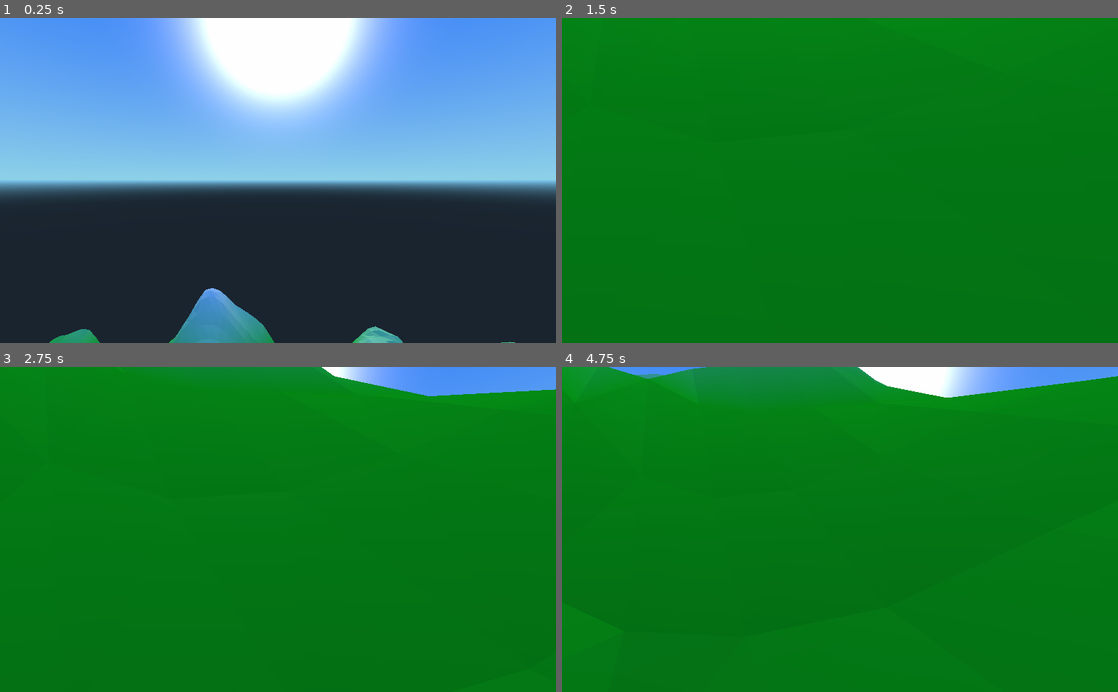
Above: before the commit, frames 1-4 (two rows, left to right).
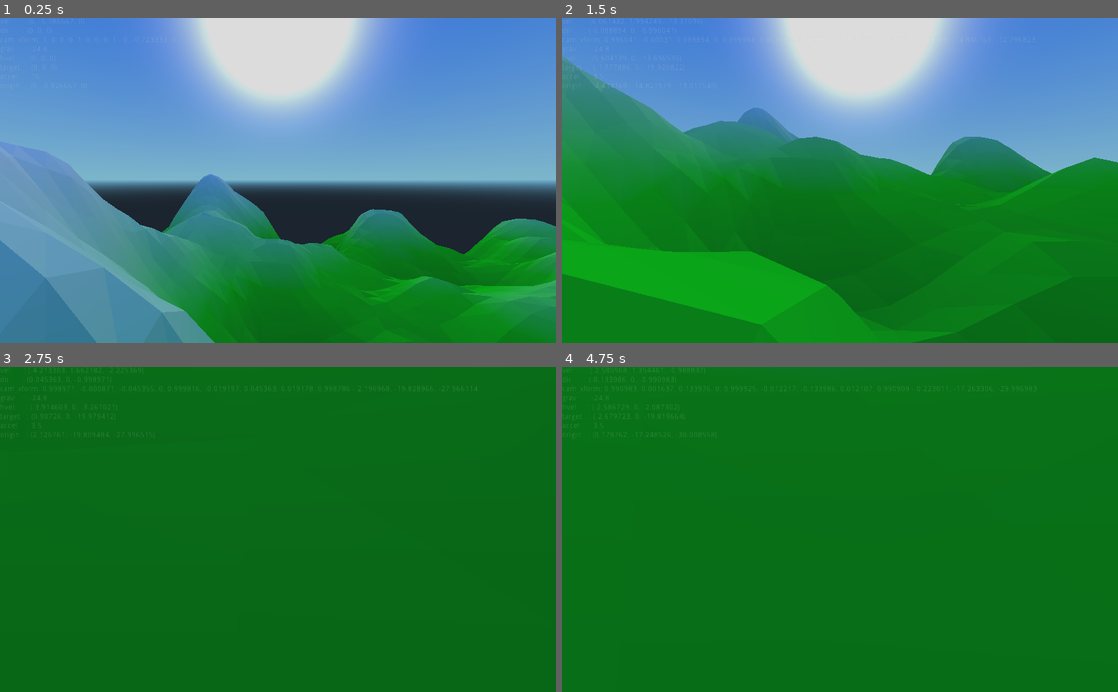
Above: after the commit, the same moments.

Repository: MichaelReel/Mesh_Collider
Game: Godot game, scene res://Root.tscn
Two runs of this game, one before a commit and one after it. Both use one fixed random seed, a clock stepped at 60 frames per second and the inputs below.
Inputs (mouse positions are in pixels of both pictures, inside the frame that each line leads up to):
- Up to frame 1 (0.25 s): no input
- Up to frame 2 (1.5 s): move the mouse to (867, 180) at 0.52 s; hold W (forward) from 0.53 s (still down); move the mouse to (812, 180) at 1.27 s
- Up to frame 3 (2.75 s): keep holding W (forward); move the mouse to (289, 523) at 2.02 s
- Up to frame 4 (4.75 s): keep holding W (forward); move the mouse to (834, 536) at 2.77 s; move the mouse to (878, 532) at 3.52 s; move the mouse to (795, 526) at 4.27 s

The runs differ from the first frame. In frame 1, 90% of the frame differs, in the area x 0-100%, y 0-100%; in frame 2, 59%; in frame 3, 5.6%; in frame 4, 7.1%.

Commit message:
Added  a HUD for debug data and a hack for unsticking the camera when it gets caught on convex vertices. I think it might be something to do with normals.

Diff:
--- a/CameraControl.gd
+++ b/CameraControl.gd
@@ -10,14 +10,18 @@
 # Intern variables.
 var vel = Vector3()
 const NORMAL_GRAVITY = -24.8    # Strength of gravity while walking
+const TERMINAL_VELOCITY = 50    # If we're falling this fast, something isn't right
+const UNSTICK_SPEED = 4         # Hack "jump" speed to unstick camera off the terrain
 const MAX_SPEED = 20            # Fastest player can reach
 const JUMP_SPEED = 18           # Affects how high we can jump
 const ACCEL = 3.5               # How fast we get to top speed
 const DEACCEL = 16              # How fast we come to a complete stop
-const MAX_SLOPE_ANGLE = 40      # Steepest angle we can climb
+const MAX_SLOPE_ANGLE = 89      # Steepest angle we can climb
 
+var status_output
 
 func _ready():
+	status_output = $HUD/Panel/Label
 	camera = $CameraMount/Camera
 	camera_holder = $CameraMount
 
@@ -28,6 +32,9 @@
 	set_process_input(true)
 
 func _physics_process(delta):
+
+	var status = "vel      : " + str(vel) + "\n"
+
 	# Intended direction of movement
 	var dir = Vector3()
 	# Global camera transform
@@ -45,18 +52,21 @@
 	if Input.is_action_pressed("right"):
 		dir += cam_xform.basis.x.normalized()
 
+	# Accelerate by normal gravity downwards
+	vel.y += delta * NORMAL_GRAVITY
+
 	# Check we're on the floor before we can jump
 	if is_on_floor():
+		vel.y = 0
 		if Input.is_action_just_pressed("up"):
 			vel.y = JUMP_SPEED
+	elif vel.y < -TERMINAL_VELOCITY:
+		print ("Terminal velocity reached, celestial hack activated")
+		vel.y = UNSTICK_SPEED
 
 	# Remove any extra vertical movement from the direction
 	dir.y = 0
 	dir = dir.normalized()
-
-	# Accelerate by normal gravity downwards
-	var grav = NORMAL_GRAVITY
-	vel.y += delta * grav
 
 	# Get the current horizontal only movement
 	var hvel = vel
@@ -78,8 +88,11 @@
 	vel.x = hvel.x
 	vel.z = hvel.z
 
+
+
 	# Use the KinematicBody to control physics movement
-	move_and_slide(vel, Vector3(0,1,0), 0.05, 4, deg2rad(MAX_SLOPE_ANGLE))
+	vel = move_and_slide(vel, Vector3(0,1,0), 5.0, 4, deg2rad(MAX_SLOPE_ANGLE))
+	# move_and_slide(vel, Vector3(0,1,0))
 
 	## This was only for "Flying" mode - need to turn off gravity to work again
 	# dir = Vector3()
@@ -90,6 +103,16 @@
 	# 	dir.y += 1.0
 
 	# translate(dir * speed * delta)
+
+	status += "dir      : " + str(dir) + "\n"
+	status += "cam_xform: " + str(cam_xform) + "\n"
+	status += "grav     : " + str(NORMAL_GRAVITY) + "\n"
+	status += "hvel     : " + str(hvel) + "\n"
+	status += "target   : " + str(target) + "\n"
+	status += "accel    : " + str(accel) + "\n"
+	status += "origin   : " + str(self.transform.origin) + "\n"
+
+	status_output.text = status
 
 
 func _input(event):
--- a/Root.tscn
+++ b/Root.tscn
@@ -24,7 +24,7 @@
 
 [node name="Terrain" type="Spatial" parent="." index="0"]
 
-transform = Transform( 64, 0, 0, 0, 64, 0, 0, 0, 64, -32, -32, -32 )
+transform = Transform( 128, 0, 0, 0, 128, 0, 0, 0, 128, -64, -32, -64 )
 _sections_unfolded = [ "Transform" ]
 
 [node name="Land" type="MeshInstance" parent="Terrain" index="0"]
@@ -57,7 +57,7 @@
 axis_lock_angular_z = false
 collision/safe_margin = 0.001
 script = ExtResource( 2 )
-_sections_unfolded = [ "Transform" ]
+_sections_unfolded = [ "Transform", "Visibility" ]
 speed = 1.0
 
 [node name="CameraMount" type="Spatial" parent="PlayerBody" index="0"]
@@ -84,3 +84,53 @@
 
 shape = SubResource( 3 )
 disabled = false
+
+[node name="HUD" type="Control" parent="PlayerBody" index="2"]
+
+anchor_left = 0.0
+anchor_top = 0.0
+anchor_right = 0.0
+anchor_bottom = 0.0
+margin_right = 1024.0
+margin_bottom = 600.0
+rect_pivot_offset = Vector2( 0, 0 )
+rect_clip_content = false
+mouse_filter = 0
+mouse_default_cursor_shape = 0
+size_flags_horizontal = 1
+size_flags_vertical = 1
+
+[node name="Panel" type="Panel" parent="PlayerBody/HUD" index="0"]
+
+modulate = Color( 1, 1, 1, 0.156863 )
+anchor_left = 0.0
+anchor_top = 0.0
+anchor_right = 0.0
+anchor_bottom = 0.0
+margin_right = 1024.0
+margin_bottom = 600.0
+rect_pivot_offset = Vector2( 0, 0 )
+rect_clip_content = false
+mouse_filter = 0
+mouse_default_cursor_shape = 0
+size_flags_horizontal = 1
+size_flags_vertical = 1
+_sections_unfolded = [ "Visibility" ]
+
+[node name="Label" type="Label" parent="PlayerBody/HUD/Panel" index="0"]
+
+anchor_left = 0.0
+anchor_top = 0.0
+anchor_right = 0.0
+anchor_bottom = 0.0
+margin_right = 1024.0
+margin_bottom = 600.0
+rect_pivot_offset = Vector2( 0, 0 )
+rect_clip_content = false
+mouse_filter = 2
+mouse_default_cursor_shape = 0
+size_flags_horizontal = 1
+size_flags_vertical = 4
+percent_visible = 1.0
+lines_skipped = 0
+max_lines_visible = -1
